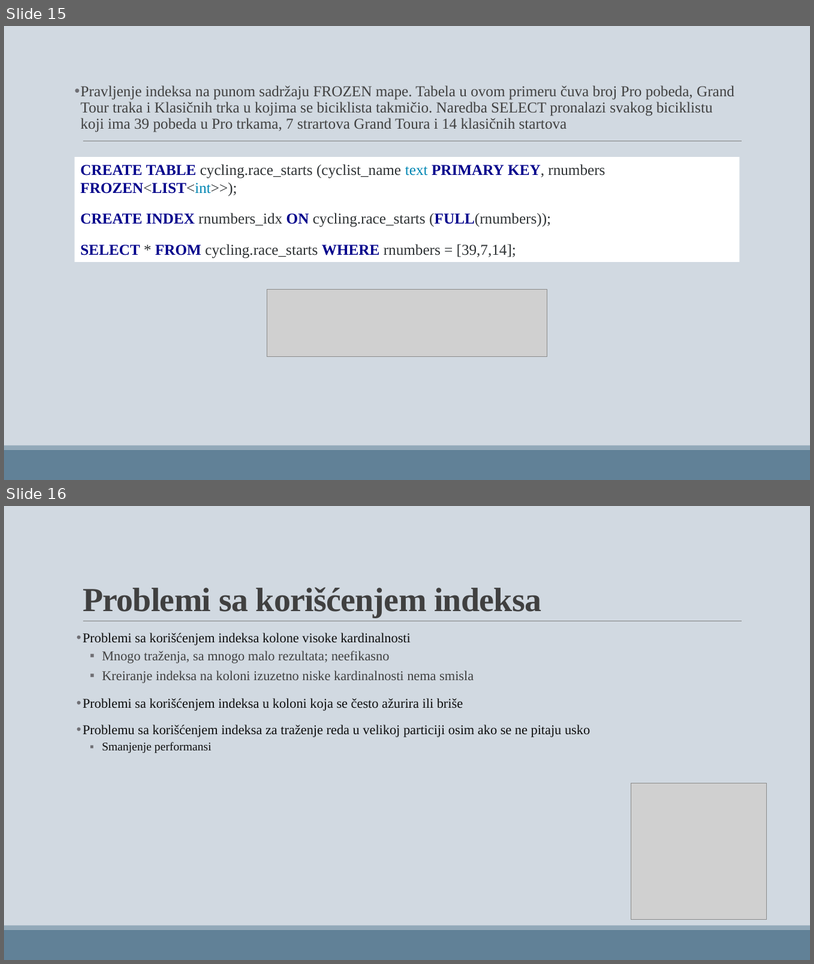
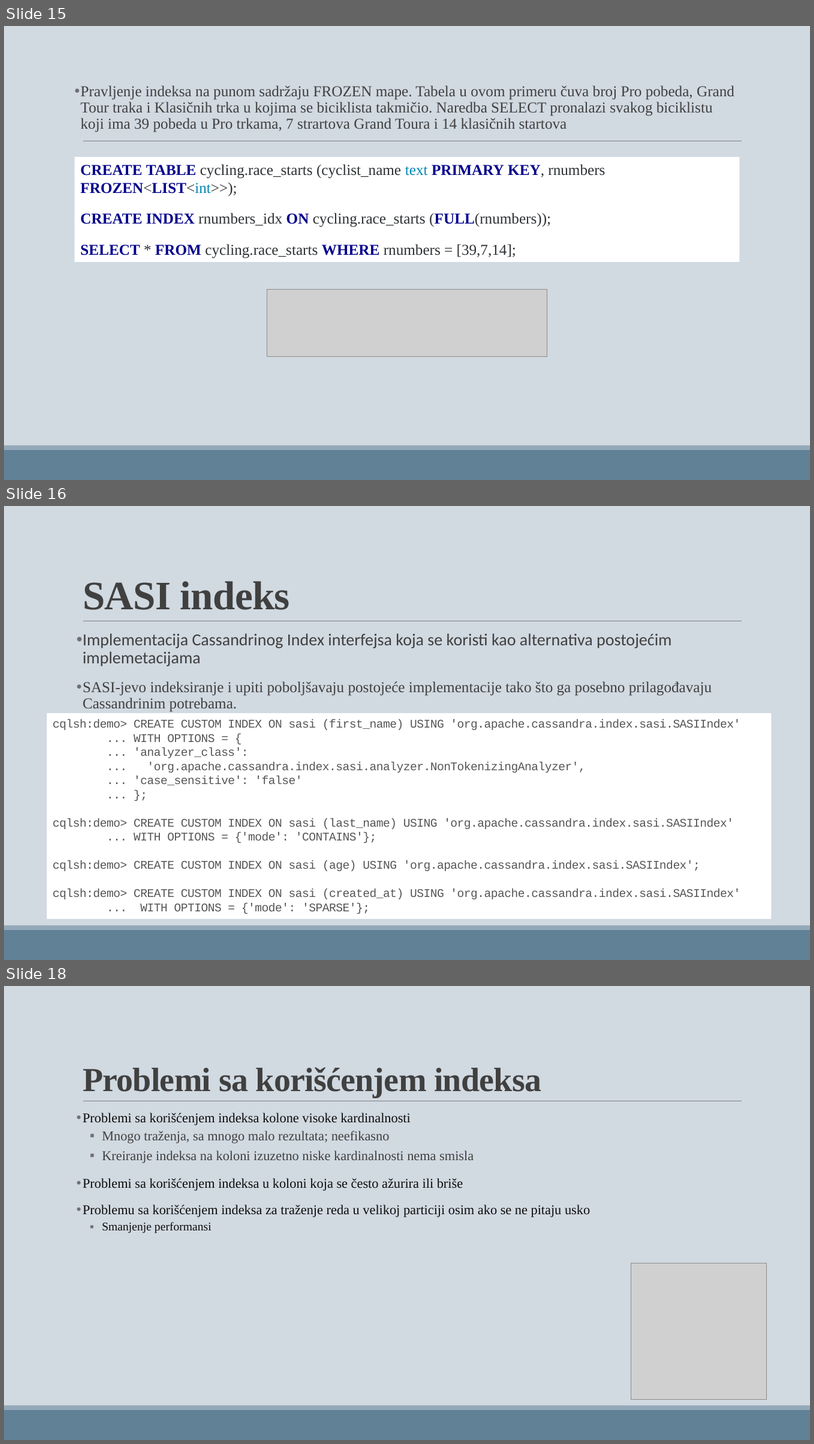
Before and after one commit to Mmarijana/SZUBP-project, a slide deck: Presentation.pptx. Shown one above the other, each under a label of ours: slides 15 and 16 before the commit, slides 15, 16 and 18 after it; the slides between them are not shown. The pictures are 814x964 and 814x1444 pixels, drawn with LibreOffice and Linux fonts; fonts in the diff are those of the drawing; grey boxes stand for pictures. Boxes give left, top, right and bottom in pixels: in the first picture for what was removed or moved away, otherwise in the second. Text is boxed around its words. In the diff, an @@ line names an element or a change of style, - is before the commit and + after.

```diff
--- a/Presentation.pptx
+++ b/Presentation.pptx
@@ slide 16 added at (x1=4, y1=506, x2=810, y2=960), background #D1D9E1; not listed: 3 template elements that a slide beside it also shows @@
@@ title added at (x1=83, y1=581, x2=290, y2=610), 48 pt, text #404040, bold @@
+SASI indeks
@@ text added at (x1=83, y1=633, x2=712, y2=712), 18 pt, text #404040 @@
+• Implementacija Cassandrinog Index interfejsa koja se koristi kao alternativa postojećim implemetacijama
+• SASI-jevo indeksiranje i upiti poboljšavaju postojeće implementacije tako što ga posebno prilagođavaju Cassandrinim potrebama.
@@ rectangle added at (x1=47, y1=713, x2=771, y2=919), fill #FFFFFF, 14 pt, text #555555 @@
+cqlsh:demo> CREATE CUSTOM INDEX ON sasi (first_name) USING 'org.apache.cassandra.index.sasi.SASIIndex'
+... WITH OPTIONS = {
+... 'analyzer_class':
+... 'org.apache.cassandra.index.sasi.analyzer.NonTokenizingAnalyzer',
+... 'case_sensitive': 'false'
+... };
+cqlsh:demo> CREATE CUSTOM INDEX ON sasi (last_name) USING 'org.apache.cassandra.index.sasi.SASIIndex'
+... WITH OPTIONS = {'mode': 'CONTAINS'};
+cqlsh:demo> CREATE CUSTOM INDEX ON sasi (age) USING 'org.apache.cassandra.index.sasi.SASIIndex';
+cqlsh:demo> CREATE CUSTOM INDEX ON sasi (created_at) USING 'org.apache.cassandra.index.sasi.SASIIndex'
+... WITH OPTIONS = {'mode': 'SPARSE'};
@@ what was slide 16 is now slide 18 @@
```
Also in this commit, not shown: 2 slides changed, 4 other slides added, 1 slide removed, 1 other file.
